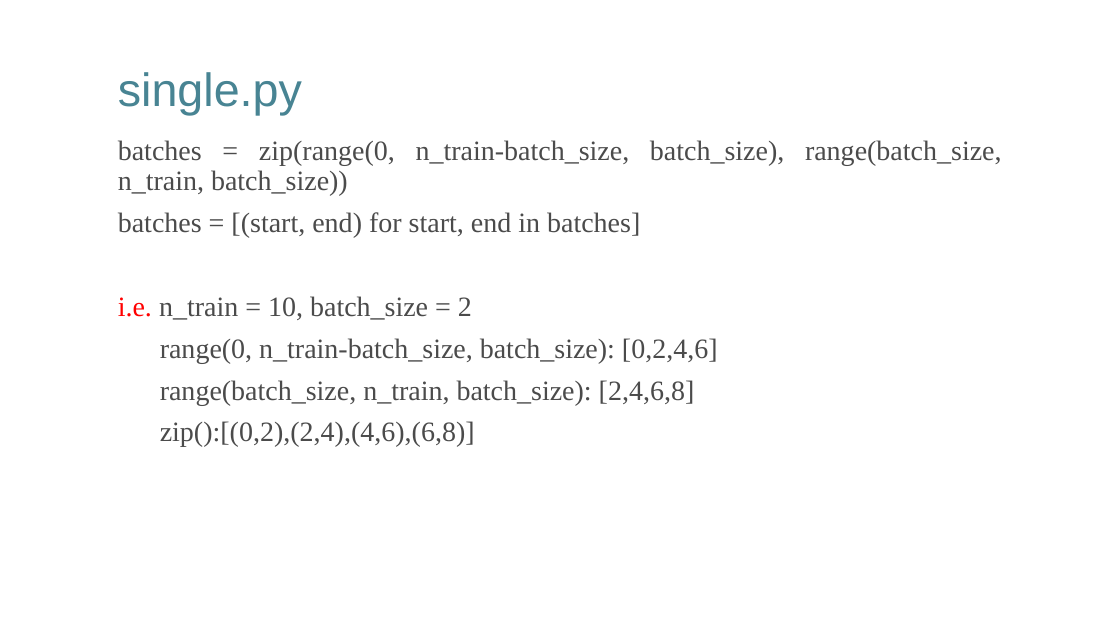
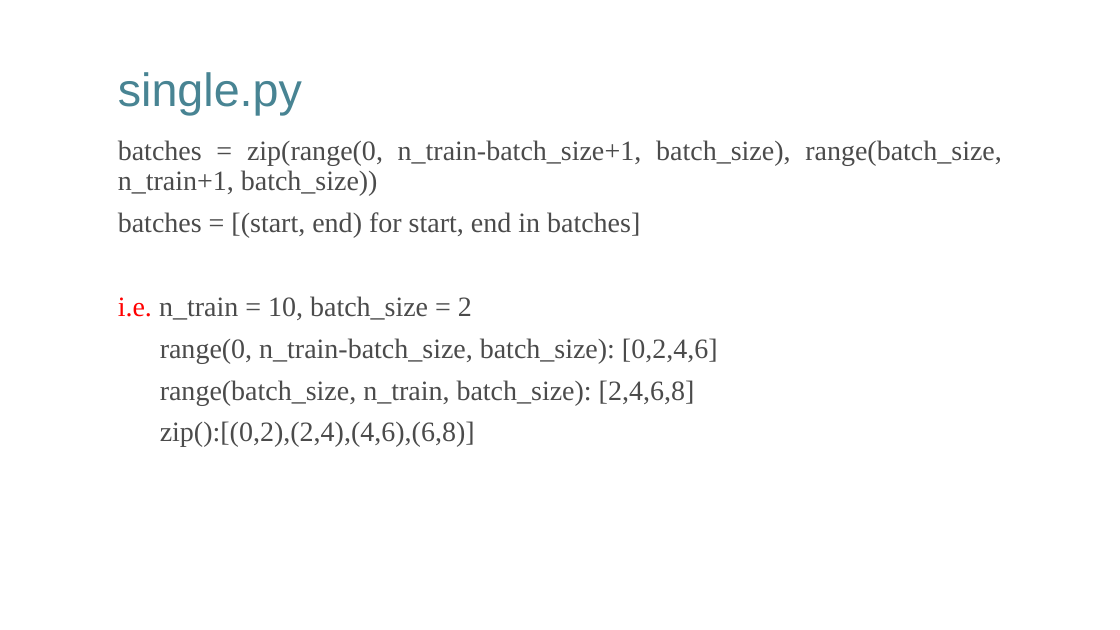
Before and after one commit to AntNLP/seminar, a slide deck: slide 15 of 2016Fall/Memory Networks (I)/MemN2N--CodeAnalysis.pptx. Drawn at 1120x630 pixels with LibreOffice and Linux fonts; fonts in the diff are those of the drawing; background and template pictures are left out. Boxes give left, top, right and bottom in pixels: in the first picture for what was removed or moved away, otherwise in the second. Text is boxed around its words. In the diff, an @@ line names an element or a change of style, - is before the commit and + after.

Commit message:
memn2n-code

```diff
--- a/2016Fall/Memory Networks (I)/MemN2N--CodeAnalysis.pptx
+++ b/2016Fall/Memory Networks (I)/MemN2N--CodeAnalysis.pptx
@@ text at box(118, 140, 1002, 196): text changed @@
-batches = zip(range(0, n_train-batch_size, batch_size), range(batch_size, n_train, batch_size))
+batches = zip(range(0, n_train-batch_size+1, batch_size), range(batch_size, n_train+1, batch_size))
```
